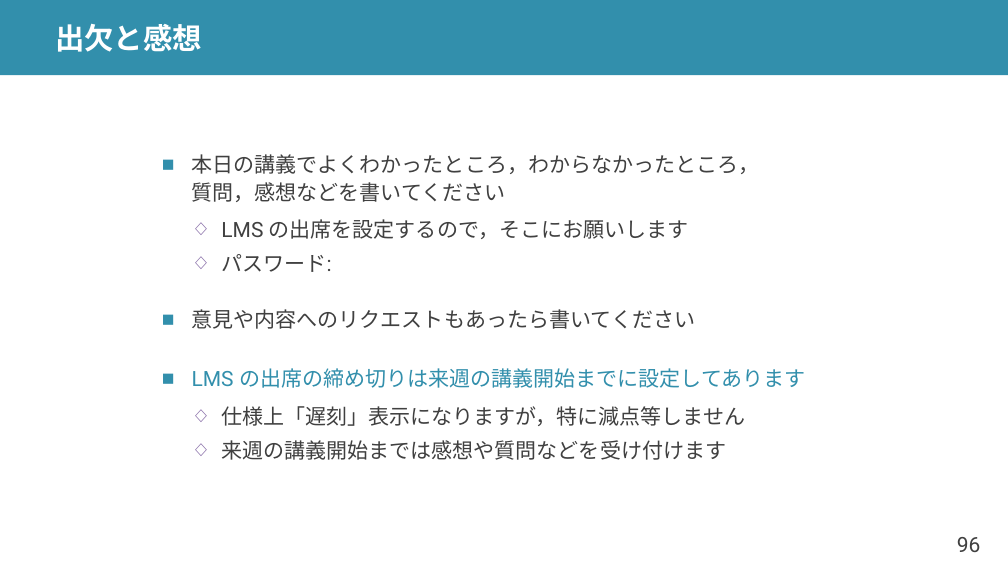
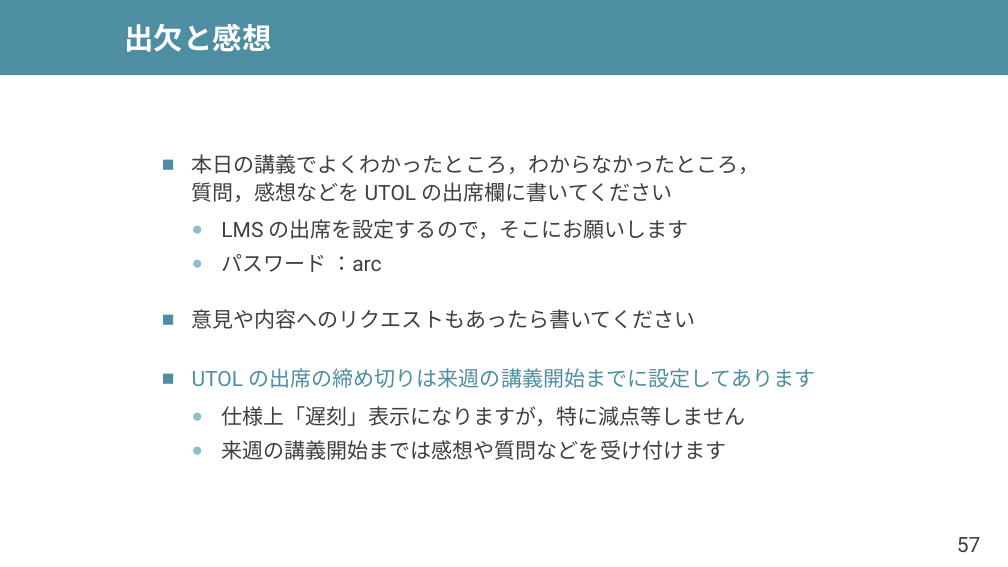
Before and after one commit to shioyadan/advanced-computer-organization, a slide deck: slide 57 of aco-shioya-07.pptx (slide 96 before the commit). Drawn at 1008x567 pixels with LibreOffice and Linux fonts; fonts in the diff are those of the drawing. Boxes give left, top, right and bottom in pixels: in the first picture for what was removed or moved away, otherwise in the second. Text is boxed around its words. In the diff, an @@ line names an element or a change of style, - is before the commit and + after.

```diff
--- a/aco-shioya-07.pptx
+++ b/aco-shioya-07.pptx
@@ rectangle at (0, 0, 1008, 75): fill #328FAC to #4E8EA2 @@
@@ title "出欠と感想": place and size @@
-title "出欠と感想" at (55, 24, 202, 52)
+title "出欠と感想" at (125, 24, 272, 52)
@@ text at (192, 154, 760, 202): text changed @@
-■ 本日の講義でよくわかったところ，わからなかったところ，
-  質問，感想などを書いてください
+■ 本日の講義でよくわかったところ，わからなかったところ，
+  質問，感想などを UTOL の出席欄に書いてください
@@ text at (192, 219, 745, 460): bullet ◇ to ●; bullet colour #8064A2 to #92BDCA; bullet colour #328FAC to #4E8EA2 @@
@@ text at (221, 254, 381, 272): text changed @@
-  ◇ パスワード:
+  ● パスワード ：arc
@@ text at (192, 368, 816, 388): text changed; text colour #328FAC to #4E8EA2 @@
-■ LMS の出席の締め切りは来週の講義開始までに設定してあります
+■ UTOL の出席の締め切りは来週の講義開始までに設定してあります
@@ page number at (957, 537, 981, 552): text changed @@
-96
+57
```
Also in this commit, not shown: 55 other slides changed, 31 slides added, 57 slides removed, 2 other files.
